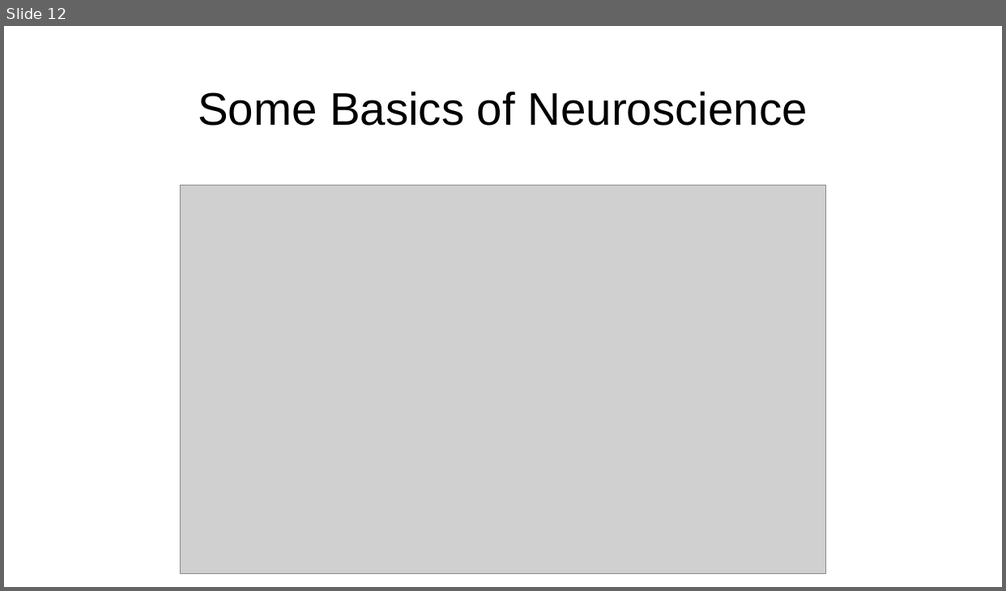
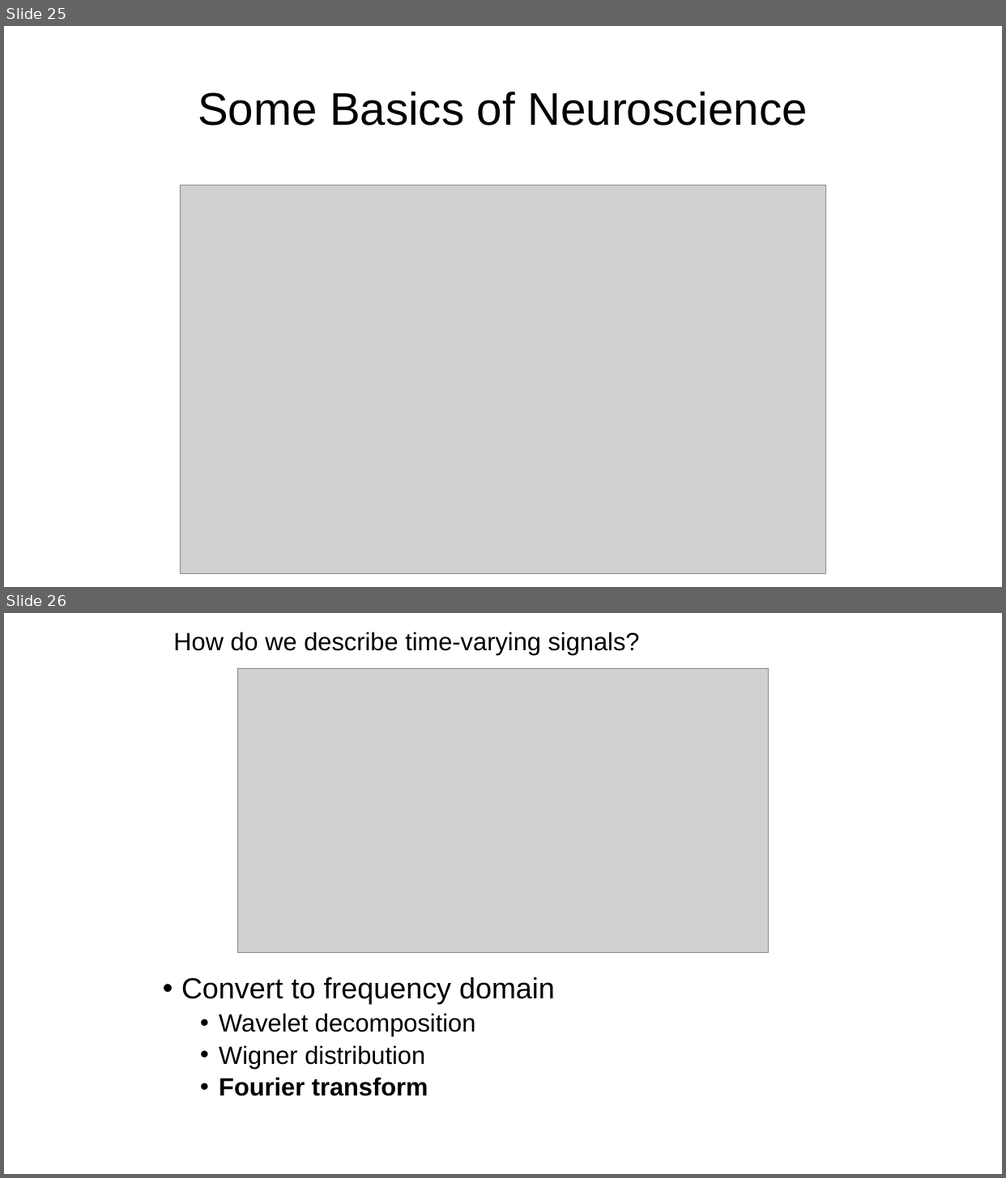
Before and after one commit to ssheldo/EEG_process_talk, a slide deck: EEG_Processing_Presentation.pptx. Shown one above the other, each under a label of ours: slide 12 before the commit, slides 25 and 26 after it. The pictures are 1006x591 and 1006x1178 pixels, drawn with LibreOffice and Linux fonts; fonts in the diff are those of the drawing; grey boxes stand for pictures. Boxes give left, top, right and bottom in pixels: in the first picture for what was removed or moved away, otherwise in the second. Text is boxed around its words. In the diff, an @@ line names an element or a change of style, - is before the commit and + after.

```diff
--- a/EEG_Processing_Presentation.pptx
+++ b/EEG_Processing_Presentation.pptx
@@ slide 26 added at bbox=[4, 613, 1002, 1174], background #FFFFFF @@
@@ title added at bbox=[173, 632, 640, 655], 24 pt, text #000000 @@
+How do we describe time-varying signals?
@@ picture added at bbox=[238, 668, 769, 953] @@
@@ text added at bbox=[181, 977, 555, 1097], 24 pt, text #000000 @@
+• Convert to frequency domain
+  • Wavelet decomposition
+  • Wigner distribution
+  • Fourier transform
@@ what was slide 12 is now slide 25 @@
```
Also in this commit, not shown: 4 slides changed, 20 other slides added, 1 slide removed, 4 other files.
